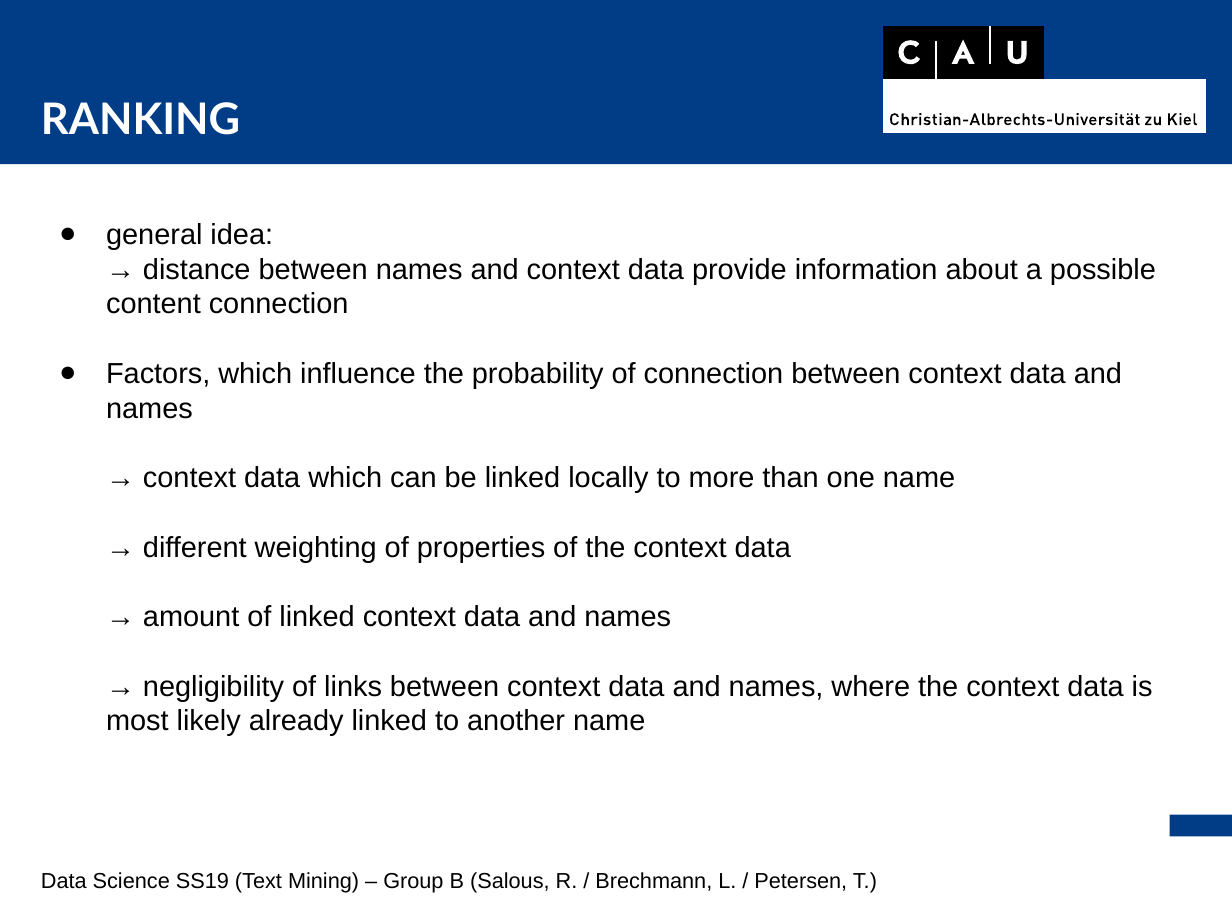
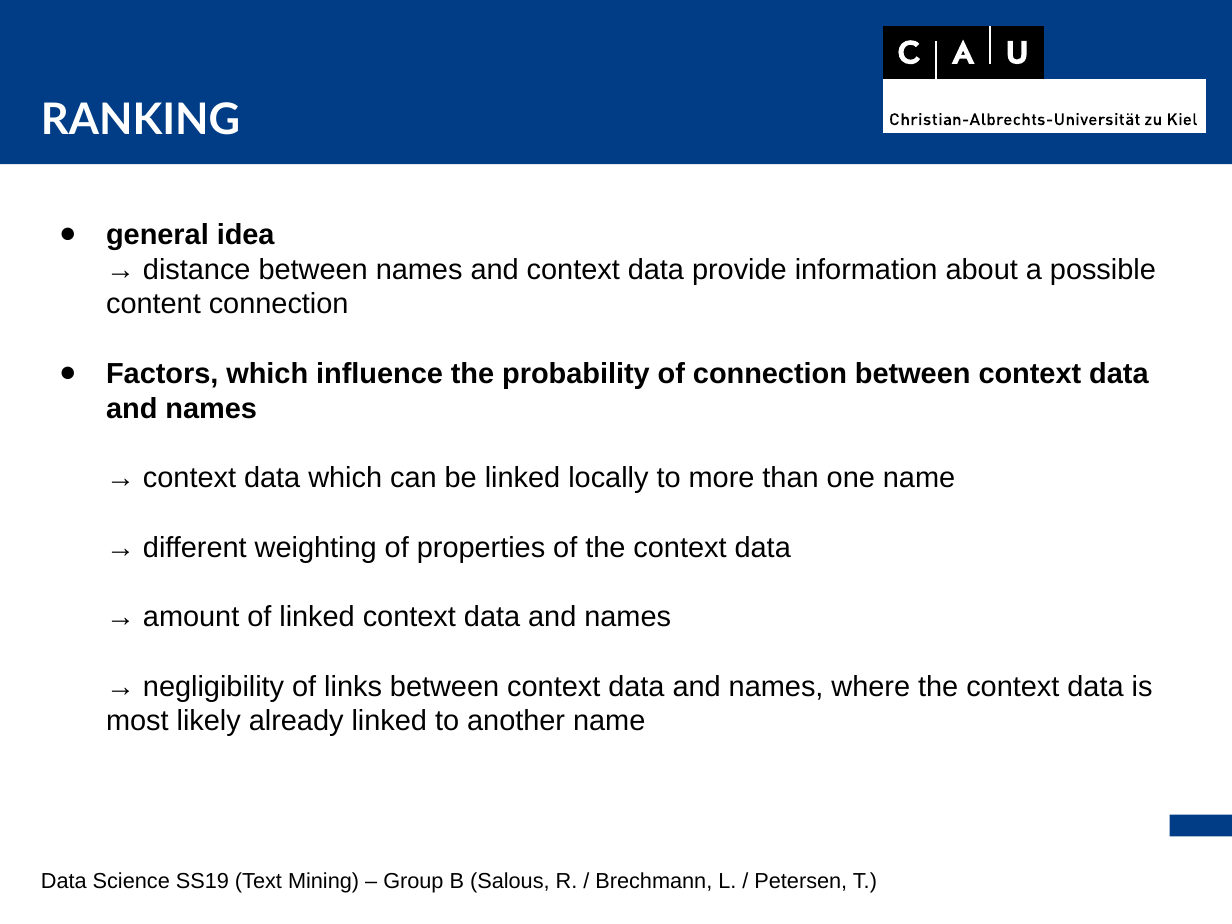
Before and after one commit to thorge/concept-ranking, a slide deck: slide 13 of presentation/pres.odp. Drawn at 1232x924 pixels with LibreOffice and Linux fonts; fonts in the diff are those of the drawing. Boxes give left, top, right and bottom in pixels: in the first picture for what was removed or moved away, otherwise in the second. Text is boxed around its words. In the diff, an @@ line names an element or a change of style, - is before the commit and + after.

```diff
--- a/presentation/pres.odp
+++ b/presentation/pres.odp
@@ text in free at box(106, 223, 275, 249): text changed; bold on @@
-● general idea:
+● general idea
@@ text in free at box(106, 362, 1148, 419): bold on in "Factors, which influence the probability of connection ..." @@
```
Also in this commit, not shown: 4 other slides changed.
